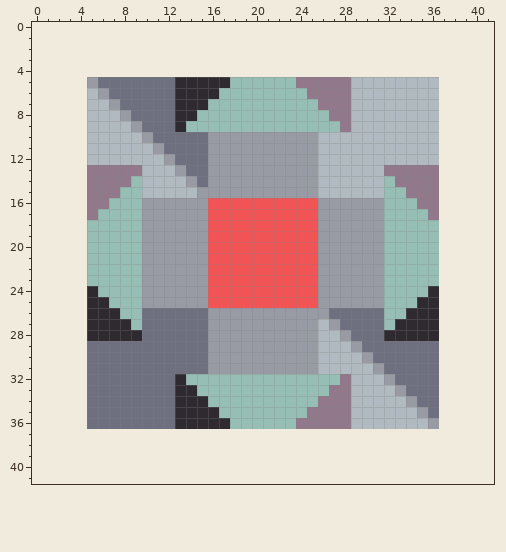
Two states of a pixel-art sprite, assets/sprites/blocks/cable-switch-disabled.png. This is how it looked before the edit.
The file is 32x32 pixels. The old version is drawn lined up with the new one, on the new canvas.
The same view after the edit:
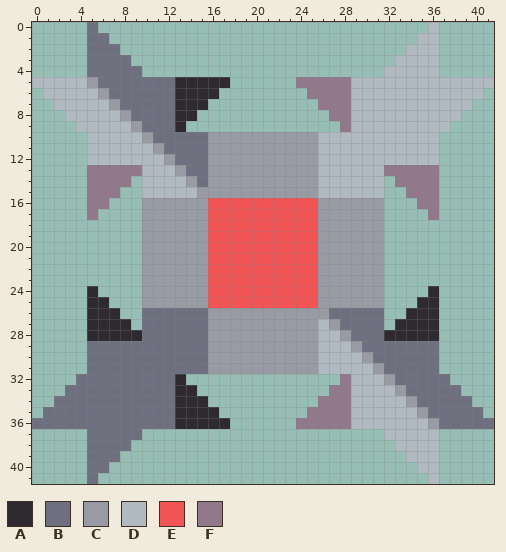
Palette (. is transparent): A #2e2a30  B #6e7080  C #989aa4  D #b0bac0  E #f15454  F #91788b
Edits made:
canvas 32x32 -> 42x42, the old top-left corner now at 5,5
Changed rows in their new state; - is an unchanged pixel.
first column x 0:
 0 -----B------------------------------D-----
 1 -----BB----------------------------DD-----
 2 -----BBB--------------------------DDD-----
 3 -----BBBB------------------------DDDD-----
 4 -----BBBBB----------------------DDDDD-----
 5 DDDDD--------------------------------DDDDD
 6 -DDDD--------------------------------DDDD-
 7 --DDD--------------------------------DDD--
 8 ---DD--------------------------------DD---
 9 ----D--------------------------------D----
first column x 0:
32 ----B--------------------------------B----
33 ---BB--------------------------------BB---
34 --BBB--------------------------------BBB--
35 -BBBB--------------------------------BBBB-
36 BBBBB--------------------------------BBBBB
37 -----BBBBB----------------------DDDDD-----
38 -----BBBB------------------------DDDD-----
39 -----BBB--------------------------DDD-----
40 -----BB----------------------------DD-----
41 -----B------------------------------D-----
